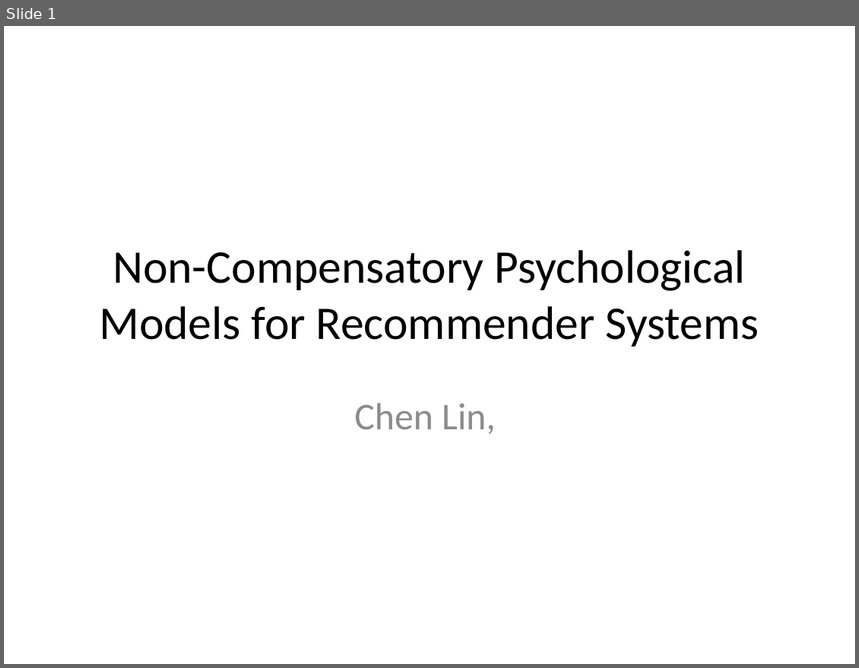
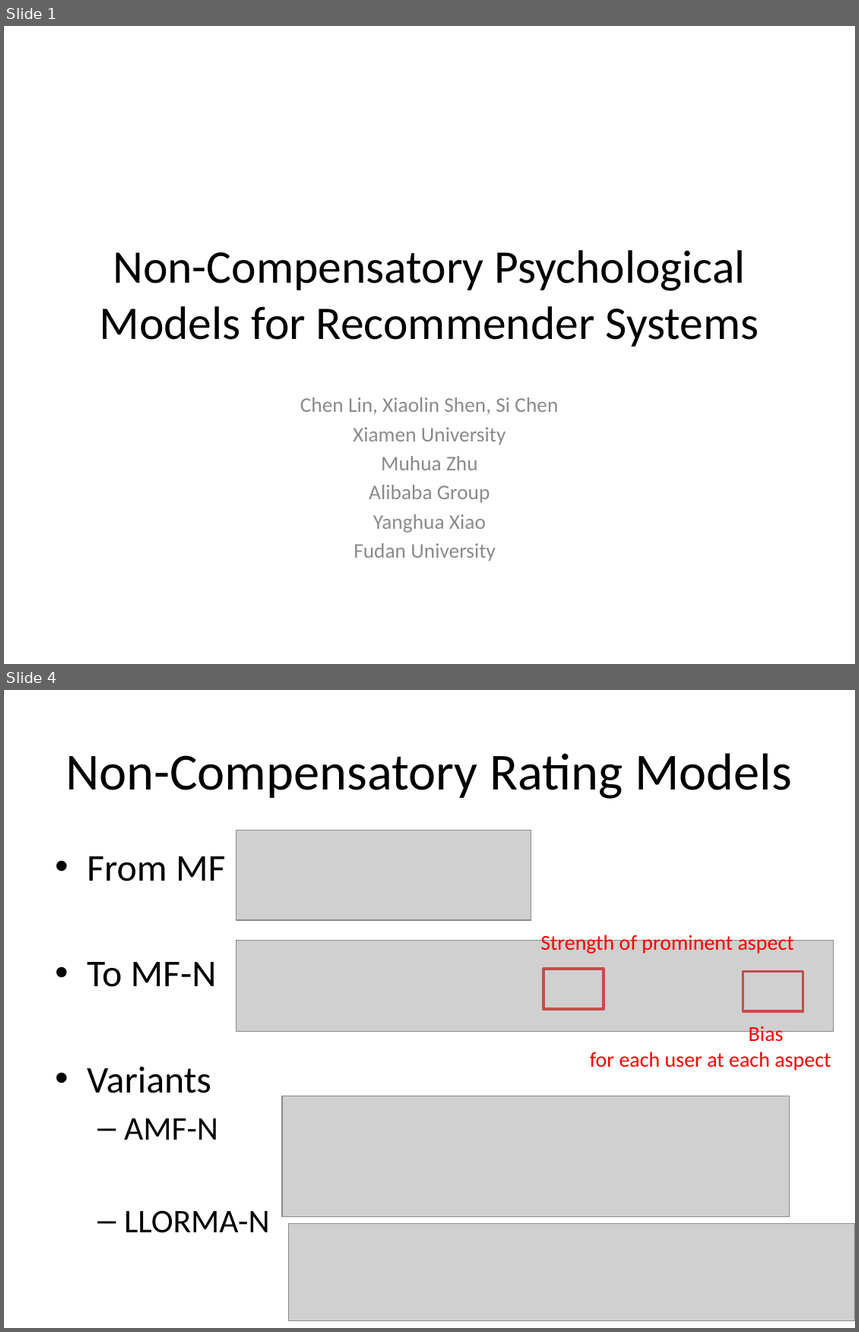
Before and after one commit to cheyennelin/0Psychological, a slide deck: Non-Compensatory Psychological Models for Recommender Systems.pptx. Shown one above the other, each under a label of ours: slide 1 before the commit, slides 1 and 4 after it; the slides between them are not shown. The pictures are 859x668 and 859x1332 pixels, drawn with LibreOffice and Linux fonts; fonts in the diff are those of the drawing; grey boxes stand for pictures. Boxes give left, top, right and bottom in pixels: in the first picture for what was removed or moved away, otherwise in the second. Text is boxed around its words. In the diff, an @@ line names an element or a change of style, - is before the commit and + after.

```diff
--- a/Non-Compensatory Psychological Models for Recommender Systems.pptx
+++ b/Non-Compensatory Psychological Models for Recommender Systems.pptx
@@ slide 4 added at (x1=4, y1=690, x2=855, y2=1328), background #FFFFFF @@
@@ title added at (x1=66, y1=753, x2=792, y2=799), 44 pt, text #000000 @@
+Non-Compensatory Rating Models
@@ picture added at (x1=237, y1=831, x2=531, y2=921) @@
@@ text added at (x1=87, y1=856, x2=269, y2=1233), 32 pt, text #000000 @@
+• From MF
+• To MF-N
+• Variants
+  – AMF-N
+  – LLORMA-N
@@ picture added at (x1=237, y1=940, x2=834, y2=1031) @@
@@ text added at (x1=541, y1=932, x2=794, y2=954), 18 pt, text #FF0000 @@
+Strength of prominent aspect
@@ frame added at (x1=544, y1=969, x2=604, y2=1009), fill #FFFFFF, outline #C0504D 2 pt @@
@@ frame added at (x1=743, y1=972, x2=804, y2=1011), fill #FFFFFF, outline #C0504D 2 pt @@
@@ text added at (x1=590, y1=1024, x2=831, y2=1071), 18 pt, text #FF0000 @@
+Bias
+for each user at each aspect
@@ picture added at (x1=282, y1=1096, x2=790, y2=1217) @@
@@ picture added at (x1=289, y1=1224, x2=855, y2=1322) @@
@@ slide 1 changed as well @@
@@ subtitle at (x1=300, y1=398, x2=558, y2=562): text changed; size 32 to 17.6 pt @@
-Chen Lin,
+Chen Lin, Xiaolin Shen, Si Chen
+Xiamen University
+Muhua Zhu
+Alibaba Group
+Yanghua Xiao
+Fudan University
```
Also in this commit, not shown: 7 other slides added, 3 other files.
